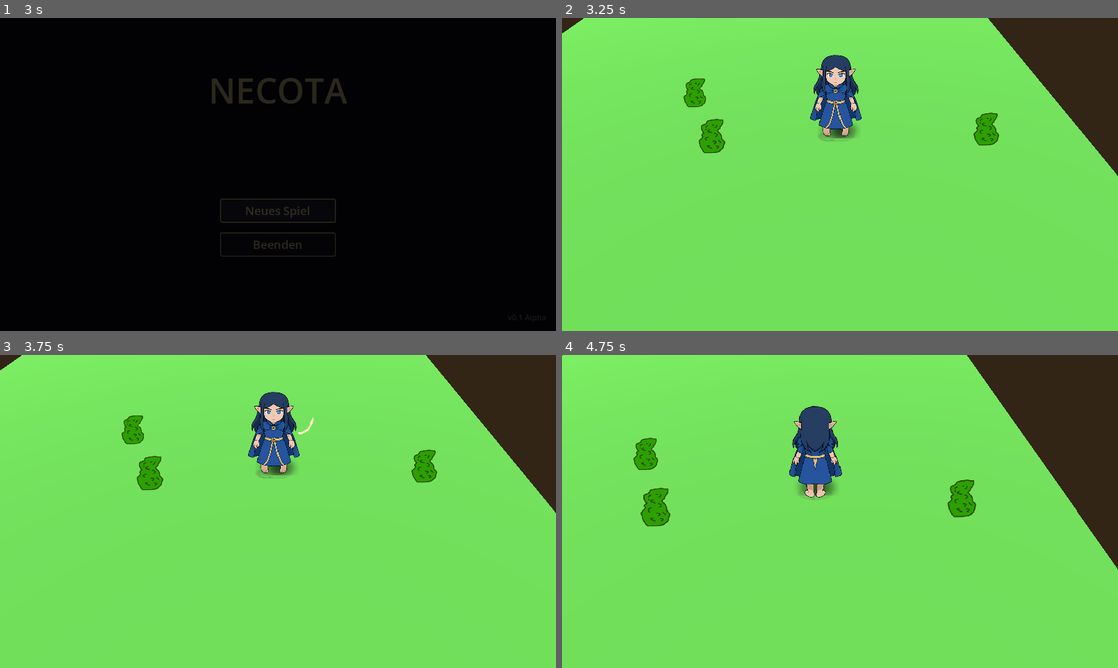
Above: before the commit, frames 1-4 (two rows, left to right).
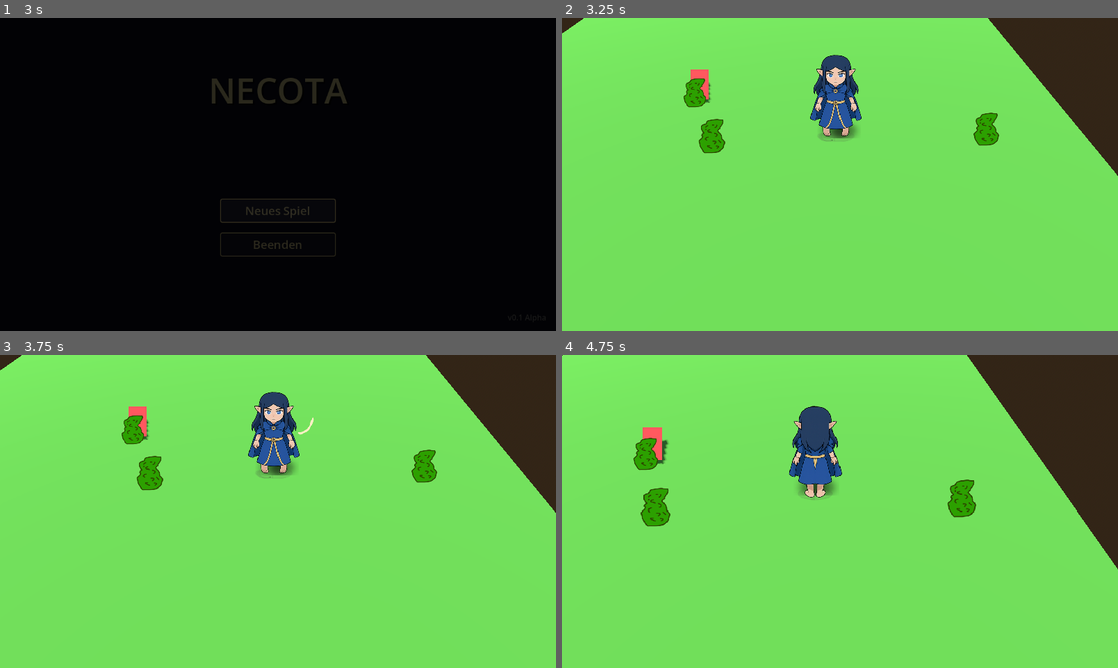
Above: after the commit, the same moments.

Repository: HapetseDev/NE-CallOfTheAbyss
Game: Godot game, scene res://UI/MainMenu/MainMenu.tscn
Two runs of this game, one before a commit and one after it. Both use one fixed random seed, a clock stepped at 60 frames per second and the inputs below.
Inputs (mouse positions are in pixels of both pictures, inside the frame that each line leads up to):
- Up to frame 1 (3 s): tap Enter at 0.5 s; move the mouse to (400, 158) at 0.52 s; hold D (Right) 0.53-1.28 s; hold E (Attack) 0.53-1.28 s; click (400, 158) at 0.67 s; move the mouse to (166, 190) at 1.27 s; hold S (Down) 1.28-2 s; tap Shift (Run) at 1.35 s; click "Neues Spiel" at 2 s; click "Neues Spiel" at 2.75 s
- Up to frame 2 (3.25 s): no input
- Up to frame 3 (3.75 s): move the mouse to (333, 442) at 3.52 s; hold D (Right) from 3.53 s (still down); hold E (Attack) from 3.53 s (still down)
- Up to frame 4 (4.75 s): move the mouse to (812, 574) at 4.27 s; release D (Right) at 4.28 s; release E (Attack) at 4.28 s; hold W (Up) from 4.28 s (still down); tap Shift (Run) at 4.35 s; click (812, 574) at 4.42 s

Frame 1 is identical in both runs. In frame 2, 0.2% of the frame differs, in the area x 23-27%, y 16-28%; in frame 3, 0.2%; in frame 4, 0.3%, in the area x 14-20%, y 23-35%.

Commit message:
NPC Grundsatz wurde erstellt

Diff:
--- /dev/null
+++ b/Charaktere/NPC/NPC.gd
@@ -0,0 +1,21 @@
+class_name NPC extends Playable
+
+@onready var state_machine: PlayerStateMachine = get_node_or_null("StateMachine") as PlayerStateMachine
+
+# Zielposition für KI-Bewegung
+var _target_direction: Vector3 = Vector3.ZERO
+
+
+func _ready() -> void:
+	if state_machine:
+		state_machine.Initialize(self)
+	super._ready()
+
+
+# Wird von KI-Logik / States gesetzt, nicht von Input
+func get_move_direction() -> Vector3:
+	return _target_direction
+
+
+func set_target_direction(dir: Vector3) -> void:
+	_target_direction = dir.normalized()
--- /dev/null
+++ b/Charaktere/NPC/TestNPC.tscn
@@ -0,0 +1,26 @@
+[gd_scene format=3 uid="uid://cnpctest0001a"]
+
+[ext_resource type="Script" uid="uid://cjc84d3q4dvic" path="res://Charaktere/NPC/NPC.gd" id="1_npc"]
+
+[sub_resource type="CapsuleShape3D" id="CapsuleShape3D_1"]
+radius = 0.3
+height = 0.8
+
+[sub_resource type="QuadMesh" id="QuadMesh_1"]
+size = Vector2(0.6, 1.0)
+
+[sub_resource type="StandardMaterial3D" id="StandardMaterial3D_1"]
+albedo_color = Color(1, 0.2, 0.2, 1)
+billboard_mode = 1
+
+[node name="TestNPC" type="CharacterBody3D"]
+script = ExtResource("1_npc")
+
+[node name="CollisionShape3D" type="CollisionShape3D" parent="."]
+transform = Transform3D(1, 0, 0, 0, 1, 0, 0, 0, 1, 0, 0.4, 0)
+shape = SubResource("CapsuleShape3D_1")
+
+[node name="MeshInstance3D" type="MeshInstance3D" parent="."]
+transform = Transform3D(1, 0, 0, 0, 1, 0, 0, 0, 1, 0, 0.5, 0)
+mesh = SubResource("QuadMesh_1")
+surface_material_override/0 = SubResource("StandardMaterial3D_1")
--- /dev/null
+++ b/Charaktere/Playable.gd
@@ -0,0 +1,202 @@
+class_name Playable extends CharacterBody3D
+
+# --- Bewegung ---
+var cardinal_direction: Vector3 = Vector3(0, 0, 1)  # DOWN
+var direction: Vector3 = Vector3.ZERO
+const DIR_4 = [Vector3(1, 0, 0), Vector3(0, 0, 1), Vector3(-1, 0, 0), Vector3(0, 0, -1)]
+
+# --- Nodes (optional – werden nur genutzt wenn vorhanden) ---
+@onready var animation_player: AnimationPlayer = get_node_or_null("AnimationPlayer") as AnimationPlayer
+@onready var sprite_3d: Sprite3D = get_node_or_null("Sprite3D") as Sprite3D
+
+# Optionales Schrittsound-System (wird von abgeleiteten Klassen gesetzt)
+var footstep_player: FootstepPlayer
+
+signal DirectionChanged(new_direction: Vector3)
+
+# --- Stats ---
+@export var max_health: int = 100
+var _health: int = 0
+var health: int:
+	get: return _health
+	set(value): _health = clampi(value, 0, max_health)
+
+@export var max_mana: int = 50
+var _mana: int = 0
+var mana: int:
+	get: return _mana
+	set(value): _mana = clampi(value, 0, max_mana)
+
+var experience: int = 0
+var level: int = 1
+@export var experience_per_level: int = 100
+
+# --- Skills ---
+var skills: Array[String] = []
+
+# --- Talente (Name -> Stufe) ---
+var talente: Dictionary[String, int] = {}
+
+# --- Inventar ---
+var inventory: Array = []
+
+# --- Ausrüstung ---
+var equipment: Dictionary = {
+	"kopf":    null,
+	"rumpf":   null,
+	"waffe":   null,
+	"nebenhand": null,
+	"beine":   null,
+	"füße":    null,
+}
+
+
+func _ready() -> void:
+	health = max_health
+	mana = max_mana
+
+
+func _process(_delta: float) -> void:
+	direction = get_move_direction()
+
+
+func _physics_process(_delta: float) -> void:
+	move_and_slide()
+
+
+# Wird von Player (Input) und NPC (KI) überschrieben
+func get_move_direction() -> Vector3:
+	return Vector3.ZERO
+
+
+# --- Bewegungs-Hilfsmethoden ---
+
+func SetDirection() -> bool:
+	if direction == Vector3.ZERO:
+		return false
+	var dir_2d := Vector2(direction.x, direction.z)
+	var cardinal_2d := Vector2(cardinal_direction.x, cardinal_direction.z)
+	var direction_id := int(round((dir_2d + cardinal_2d * 0.1).angle() / TAU * DIR_4.size()))
+	var new_dir: Vector3 = DIR_4[direction_id]
+	if new_dir == cardinal_direction:
+		return false
+	cardinal_direction = new_dir
+	DirectionChanged.emit(new_dir)
+	if sprite_3d:
+		sprite_3d.flip_h = true if cardinal_direction == Vector3(-1, 0, 0) else false
+	return true
+
+
+func UpdateAnimation(state: String) -> void:
+	if animation_player:
+		animation_player.play(state + "_" + AnimDirection())
+
+
+func AnimDirection() -> String:
+	if cardinal_direction == Vector3(0, 0, 1):
+		return "down"
+	elif cardinal_direction == Vector3(0, 0, -1):
+		return "up"
+	else:
+		return "side"
+
+
+# --- Kampf ---
+
+func take_damage(amount: int) -> void:
+	health -= amount
+
+
+func heal(amount: int) -> void:
+	health += amount
+
+
+func use_mana(amount: int) -> bool:
+	if _mana < amount:
+		return false
+	mana -= amount
+	return true
+
+
+func restore_mana(amount: int) -> void:
+	mana += amount
+
+
+# --- Erfahrung & Level ---
+
+func gain_experience(amount: int) -> void:
+	experience += amount
+	while experience >= experience_per_level * level:
+		_level_up()
+
+
+func _level_up() -> void:
+	experience -= experience_per_level * level
+	level += 1
+
+
+# --- Inventar ---
+
+func add_item(item: Variant) -> void:
+	inventory.append(item)
+
+
+func remove_item(item: Variant) -> bool:
+	var idx := inventory.find(item)
+	if idx >= 0:
+		inventory.remove_at(idx)
+		return true
+	return false
+
+
+func has_item(item: Variant) -> bool:
+	return inventory.has(item)
+
+
+# --- Ausrüstung ---
+
+func equip(slot: String, item: Variant) -> void:
+	if not equipment.has(slot):
+		push_warning("Playable: Unbekannter Ausrüstungsslot '%s'" % slot)
+		return
+	equipment[slot] = item
+
+
+func unequip(slot: String) -> Variant:
+	if not equipment.has(slot):
+		push_warning("Playable: Unbekannter Ausrüstungsslot '%s'" % slot)
+		return null
+	var item: Variant = equipment[slot]
+	equipment[slot] = null
+	return item
+
+
+# --- Skills ---
+
+func learn_skill(skill: String) -> void:
+	if not skills.has(skill):
+		skills.append(skill)
+
+
+func has_skill(skill: String) -> bool:
+	return skills.has(skill)
+
+
+# --- Talente ---
+
+func learn_talent(talent: String, stufe: int = 1) -> void:
+	talente[talent] = stufe
+
+
+func has_talent(talent: String) -> bool:
+	return talente.has(talent)
+
+
+func get_talent_stufe(talent: String) -> int:
+	if talente.has(talent):
+		return talente[talent]
+	return 0
+
+
+func steigere_talent(talent: String) -> void:
+	talente[talent] = get_talent_stufe(talent) + 1
--- a/Charaktere/player.gd
+++ b/Charaktere/player.gd
@@ -1,60 +1,20 @@
-class_name Player extends CharacterBody3D
+class_name Player extends Playable
 
-var cardinal_direction : Vector3 = Vector3(0, 0, 1)  # DOWN in 3D (positive Z)
-var direction : Vector3 = Vector3.ZERO
-const DIR_4 = [Vector3(1, 0, 0), Vector3(0, 0, 1), Vector3(-1, 0, 0), Vector3(0, 0, -1)]  # RIGHT, DOWN, LEFT, UP
-
-
-@onready var animation_player: AnimationPlayer = $AnimationPlayer
-@onready var sprite_3d: Sprite3D = $Sprite3D
 @onready var collision_shape_3d: CollisionShape3D = $CollisionShape3D
 @onready var state_machine: PlayerStateMachine = $StateMachine
 @onready var hurt_box: HurtBox = %AttackHurtBox
-@onready var footstep_player: FootstepPlayer = $FootstepPlayer
 
-signal DirectionChanged (newDirection : Vector3)
 
-func _ready():
+func _ready() -> void:
+	footstep_player = $FootstepPlayer as FootstepPlayer
 	state_machine.Initialize(self)
-	pass
+	super._ready()
 
-func _process ( _delta):
 
-	direction = Vector3(
+# Spielereingabe als Bewegungsrichtung
+func get_move_direction() -> Vector3:
+	return Vector3(
 		Input.get_axis("Left", "Right"),
 		0,
 		Input.get_axis("Up", "Down")
 	).normalized()
-	pass
-
-func _physics_process(_delta: float):
-	move_and_slide()
-
-func SetDirection() -> bool:
-	if direction == Vector3.ZERO:
-		return false
-
-	# Calculate angle in X-Z plane
-	var dir_2d = Vector2(direction.x, direction.z)
-	var cardinal_2d = Vector2(cardinal_direction.x, cardinal_direction.z)
-	var direction_id : int = int(round((dir_2d + cardinal_2d * 0.1).angle() / TAU * DIR_4.size()))
-	var new_dir = DIR_4[direction_id]
-
-	if new_dir == cardinal_direction:
-		return false
-	cardinal_direction = new_dir
-	DirectionChanged.emit(new_dir)
-	$Sprite3D.flip_h = true if cardinal_direction == Vector3(-1, 0, 0) else false
-	return true
-
-func UpdateAnimation(state) -> void:
-	animation_player.play(state + "_" + AnimDirection())
-	pass
-
-func AnimDirection() -> String:
-	if cardinal_direction == Vector3(0, 0, 1):  # DOWN
-		return "down"
-	elif cardinal_direction == Vector3(0, 0, -1):  # UP
-		return "up"
-	else:
-		return "side"
--- a/Maps/Level1Ep1.tscn
+++ b/Maps/Level1Ep1.tscn
@@ -2,6 +2,7 @@
 
 [ext_resource type="PackedScene" uid="uid://bycnxispuqyfy" path="res://Charaktere/SPC/Shalka/shalka.tscn" id="1_kjij2"]
 [ext_resource type="PackedScene" uid="uid://cievfbu1ewn2o" path="res://Charaktere/Props/Fauna/Plant.tscn" id="4_iaeds"]
+[ext_resource type="PackedScene" uid="uid://cnpctest0001a" path="res://Charaktere/NPC/TestNPC.tscn" id="5_testnpc"]
 
 [sub_resource type="ProceduralSkyMaterial" id="ProceduralSkyMaterial_sky"]
 sky_top_color = Color(0.4, 0.6, 0.9, 1)
@@ -59,6 +60,9 @@
 collision_layer = 3
 collision_mask = 1
 
+[node name="TestNPC" parent="." instance=ExtResource("5_testnpc")]
+transform = Transform3D(1, 0, 0, 0, 1, 0, 0, 0, 1, -2, 0, 0)
+
 [node name="Plant" parent="." unique_id=2114659948 instance=ExtResource("4_iaeds")]
 transform = Transform3D(1, 0, 0, 0, 1, 0, 0, 0, 1, -0.89, 0.47626615, 2.68)
 
--- a/Scripts/playerStateMachine.gd
+++ b/Scripts/playerStateMachine.gd
@@ -20,7 +20,7 @@
 	ChangeState( current_state.HandleInput(event))
 	pass
 
-func Initialize( _player : Player) -> void:
+func Initialize( _player : Playable) -> void:
 	states = []
 	for c in get_children():
 		if c is State:
--- a/Scripts/state.gd
+++ b/Scripts/state.gd
@@ -1,6 +1,6 @@
 class_name State extends Node
 
-static var player: Player
+static var player: Playable
 
 func _ready() -> void:
 	pass
Not shown, added: Charaktere/NPC/NPC.gd.uid
